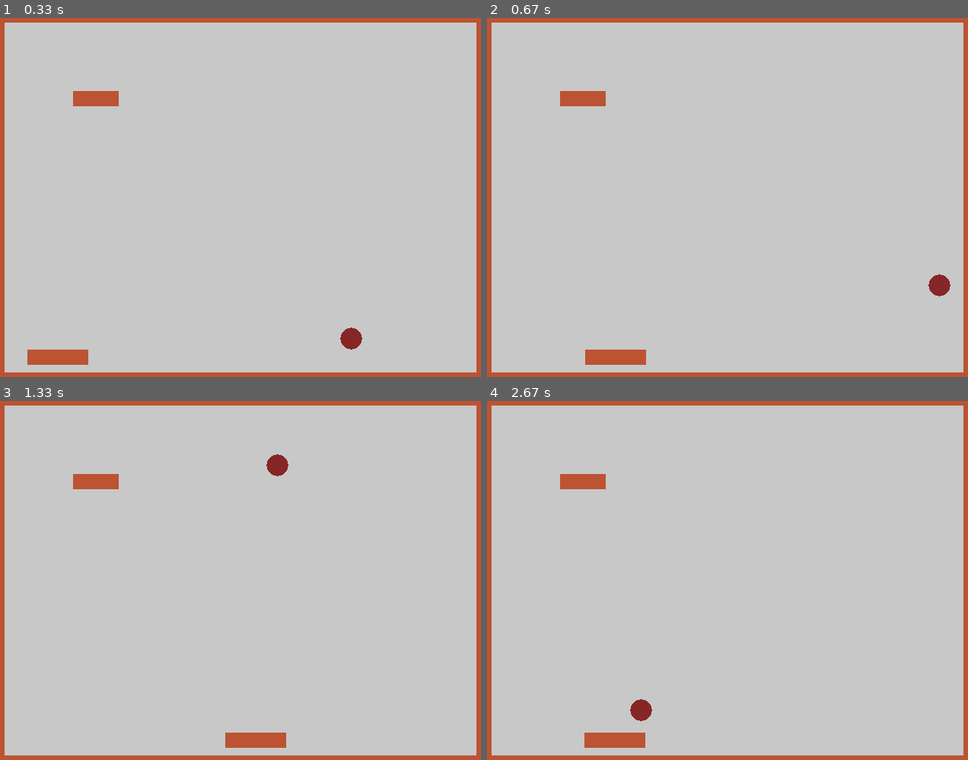
Above: before the commit, frames 1-4 (two rows, left to right).
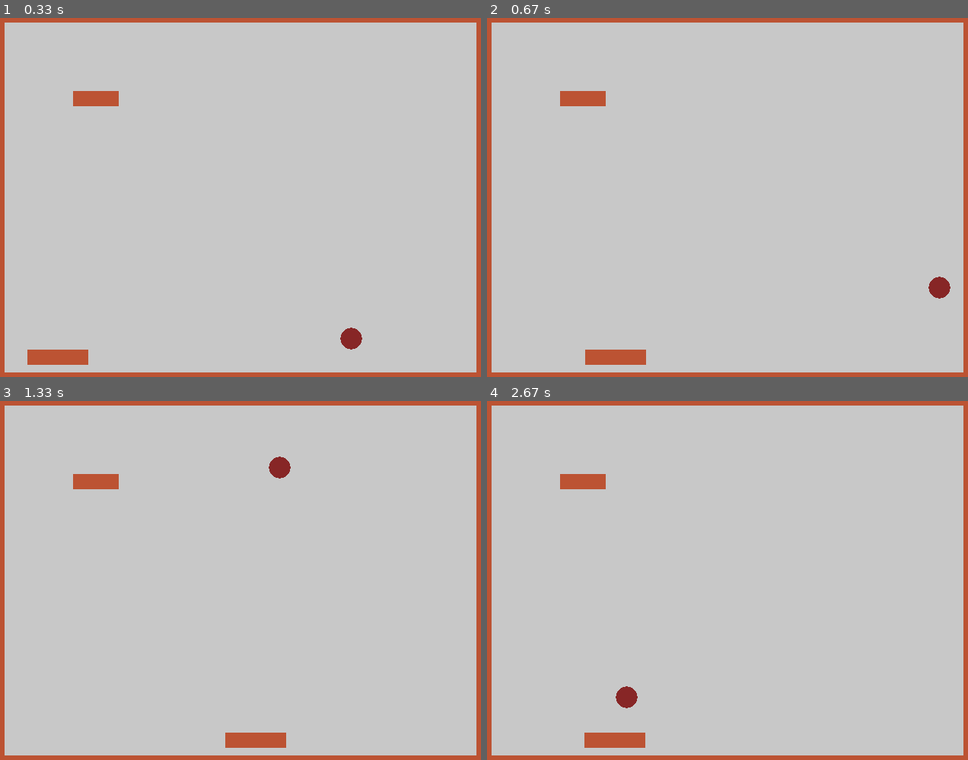
Above: after the commit, the same moments.

Repository: petros-ioannidis/arkanoid-pygame
Game: pygame game, started from arkanoid.py
Two runs of this game, one before a commit and one after it. Both use one fixed random seed, a clock stepped at 60 frames per second and the inputs below.
Inputs:
- Up to frame 1 (0.33 s): no input
- Up to frame 2 (0.67 s): hold Right from 0.33 s (still down)
- Up to frame 3 (1.33 s): release Right at 0.8 s; hold Right 0.83-1.3 s
- Up to frame 4 (2.67 s): hold Left 1.33-1.87 s; hold Left 1.9-2.3 s; hold Right from 2.33 s (still down)

Frame 1 is identical in both runs. In frame 2, less than 0.1% of the frame differs, in the area x 91-97%, y 71-79%; in frame 3, less than 0.1%; in frame 4, 0.4%, in the area x 26-35%, y 79-90%.

Commit message:
Different Wall classes

Diff:
--- a/ball.py
+++ b/ball.py
@@ -22,24 +22,11 @@
         self.rect.y += self.speed['y']*dt
 
         new = self.rect
-        for cell in pygame.sprite.spritecollide(self, game.walls, False):
-            cell = cell.rect
-            if last.right <= cell.left and new.right > cell.left:
-                new.right = cell.left
-                self.speed['x'] = -self.speed['x']
-            elif last.left >= cell.right and new.left < cell.right:
-                new.left = cell.right
-                self.speed['x'] = -self.speed['x']
-
-            if last.bottom <= cell.top and new.bottom > cell.top:
-                new.bottom = cell.top
-                self.speed['y'] = -self.speed['y']
-            elif last.top >= cell.bottom and new.top < cell.bottom:
-                new.top = cell.bottom
-                self.speed['y'] = -self.speed['y']
+        for wall in pygame.sprite.spritecollide(self, game.walls, False):
+            wall.calculate_speed(self)
 
         for racket in pygame.sprite.spritecollide(self, game.players, False):
-            angle = racket.calculate_rotation(self)
+            racket.calculate_speed(self)
 
         for cell in pygame.sprite.spritecollide(self, game.blocks, True):
             cell = cell.rect
--- a/game.py
+++ b/game.py
@@ -2,7 +2,7 @@
 from racket import Racket
 from ball import Ball
 from block import Block
-from wall import Wall
+from wall import LeftWall, RightWall, BottomWall, TopWall
 
 RED = (255, 0, 0)
 GREEN = (0, 255, 0)
@@ -44,11 +44,16 @@
                             [hori_wall,
                             vert_wall,
                             hori_wall,
-                            vert_wall
+                            vert_wall],\
+
+                            [TopWall,
+                            LeftWall,
+                            BottomWall,
+                            RightWall
                         ])
 
         for _wall in wall_list:
-            wall = Wall(_wall[0], _wall[1], self.walls)
+            wall = _wall[2](_wall[0], _wall[1], self.walls)
 
         #random block position
         block = Block((100,100),self.blocks)
--- a/racket.py
+++ b/racket.py
@@ -22,7 +22,7 @@
         self.max_angle = 2*pi
         #how many pieces has the racket(accuracy for angles)
 
-    def calculate_rotation(self, collided_object):
+    def calculate_speed(self, collided_object):
         """Returns the angle that an object will have after colliding
         with the racket
 
--- a/wall.py
+++ b/wall.py
@@ -15,6 +15,72 @@
         self.dimensions = dimensions
         self.image = pygame.image.load('wall.png')
         self.image = pygame.transform.scale(self.image, self.dimensions)
+        self.rect = pygame.rect.Rect(self.left_top, self.dimensions)
 
+class LeftWall(Wall):
+    def __init__(self, left_top, dimensions, *groups):
+        """Constructor for horizontal wall
 
-        self.rect = pygame.rect.Rect(self.left_top, self.dimensions)
+        left_top -- the left top point of the rectancle
+        dimensions -- width, height of the rectancle
+        """
+        super(LeftWall, self).__init__(left_top, dimensions, *groups)
+
+    def calculate_speed(self, collided_object):
+        """Change the speed of the object that collides
+        with the wall
+
+        collided_object -- the object
+        """
+        collided_object.speed['x'] = abs(collided_object.speed['x'])
+
+class RightWall(Wall):
+    def __init__(self, left_top, dimensions, *groups):
+        """Constructor for horizontal wall
+
+        left_top -- the left top point of the rectancle
+        dimensions -- width, height of the rectancle
+        """
+        super(RightWall, self).__init__(left_top, dimensions, *groups)
+
+    def calculate_speed(self, collided_object):
+        """Change the speed of the object that collides
+        with the wall
+
+        collided_object -- the object
+        """
+        collided_object.speed['x'] = -abs(collided_object.speed['x'])
+
+class TopWall(Wall):
+    def __init__(self, left_top, dimensions, *groups):
+        """Constructor for vertical wall
+
+        left_top -- the left top point of the rectancle
+        dimensions -- width, height of the rectancle
+        """
+        super(TopWall, self).__init__(left_top, dimensions, *groups)
+
+    def calculate_speed(self, collided_object):
+        """Change the speed of the object that collides
+        with the wall
+
+        collided_object -- the object
+        """
+        collided_object.speed['y'] = abs(collided_object.speed['y'])
+
+class BottomWall(Wall):
+    def __init__(self, left_top, dimensions, *groups):
+        """Constructor for vertical wall
+
+        left_top -- the left top point of the rectancle
+        dimensions -- width, height of the rectancle
+        """
+        super(BottomWall, self).__init__(left_top, dimensions, *groups)
+
+    def calculate_speed(self, collided_object):
+        """Change the speed of the object that collides
+        with the wall
+
+        collided_object -- the object
+        """
+        collided_object.speed['y'] = -abs(collided_object.speed['y'])
